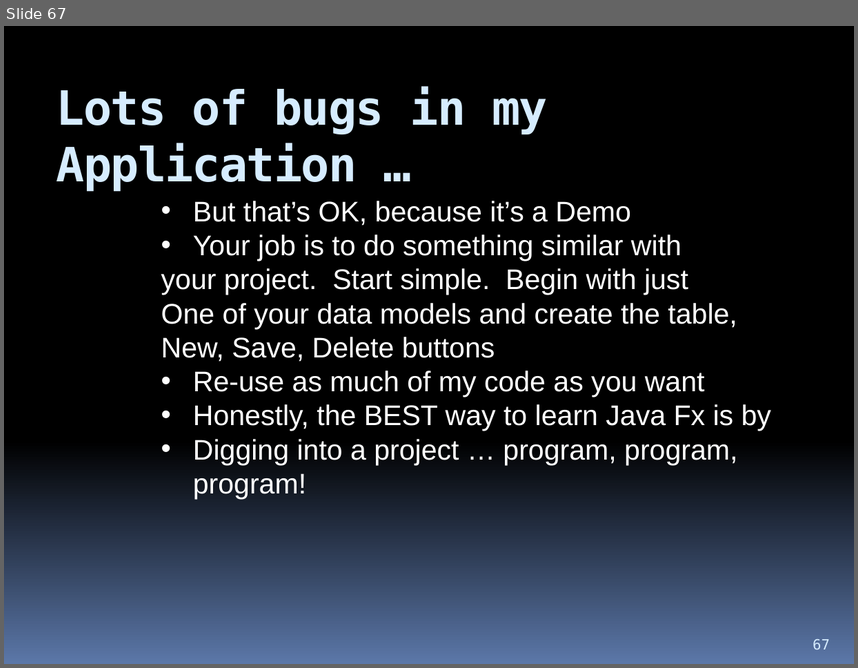
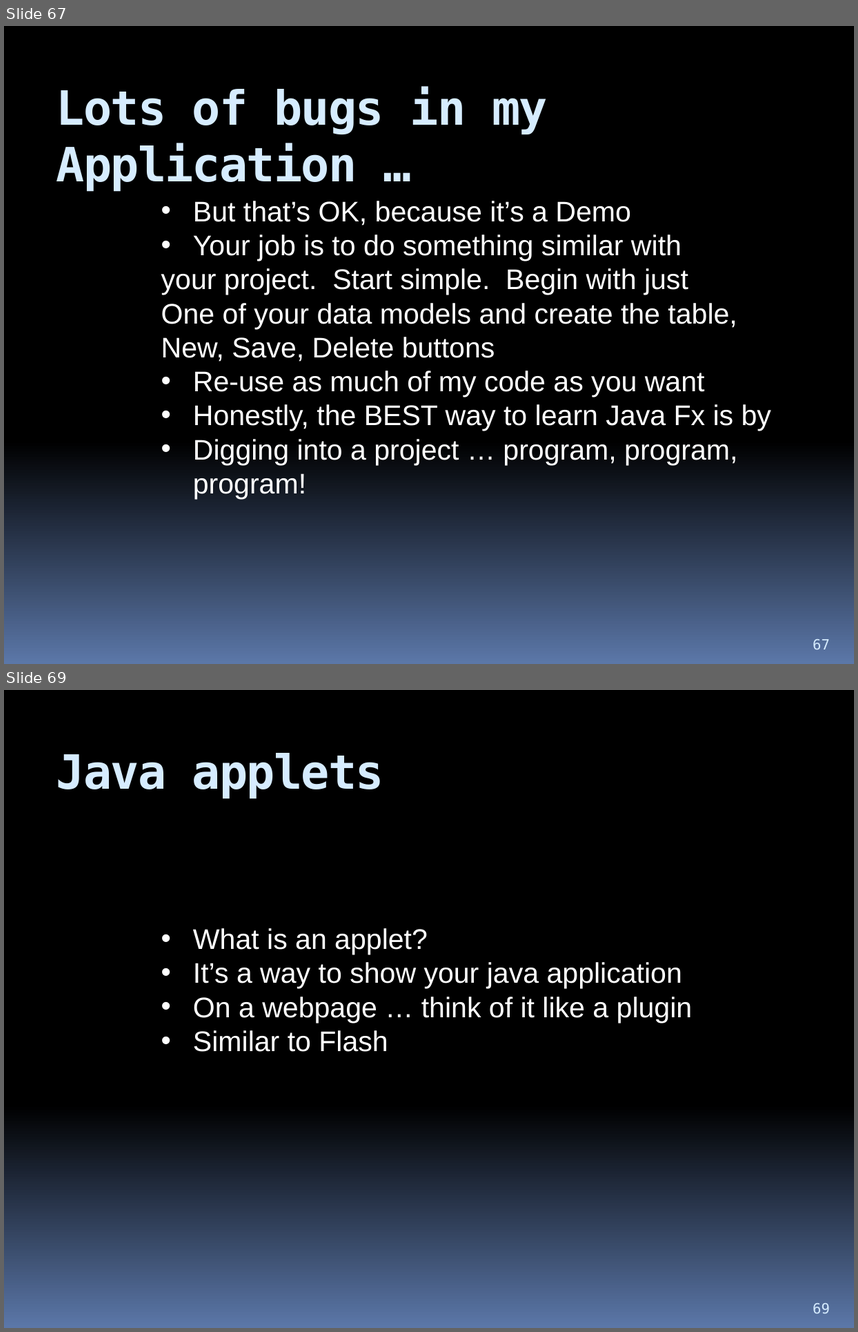
Before and after one commit to hchan/comp2613, a slide deck: coursePresentation.pptx. Shown one above the other, each under a label of ours: slide 67 before the commit, slides 67 and 69 after it; the slides between them are not shown. The pictures are 858x668 and 858x1332 pixels, drawn with LibreOffice and Linux fonts; fonts in the diff are those of the drawing. Boxes give left, top, right and bottom in pixels: in the first picture for what was removed or moved away, otherwise in the second. Text is boxed around its words. In the diff, an @@ line names an element or a change of style, - is before the commit and + after.

```diff
--- a/coursePresentation.pptx
+++ b/coursePresentation.pptx
@@ slide 69 added at <box>4,690,854,1328</box>, background gradient #000000 to #5B77A8 @@
@@ title added at <box>56,753,384,799</box>, 40 pt, text #D6ECFF, bold @@
+Java applets
@@ text added at <box>193,928,693,1052</box>, 24 pt, text #FFFFFF @@
+• What is an applet?
+• It’s a way to show your java application
+• On a webpage … think of it like a plugin
+• Similar to Flash
@@ page number added at <box>813,1303,830,1313</box>, 12 pt, text #D6ECFF @@
+69
```
Also in this commit, not shown: 7 other slides added, 1 other file.
